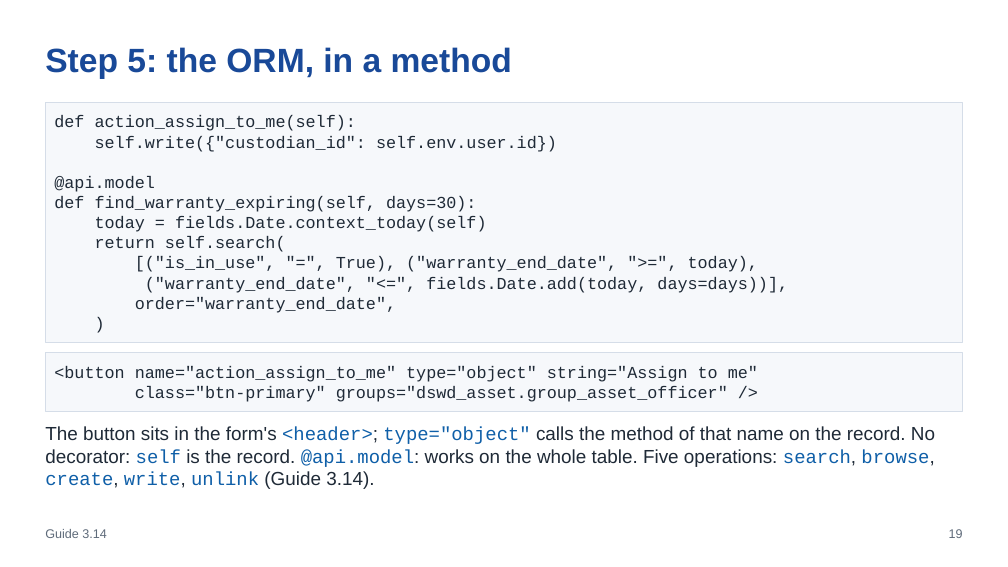
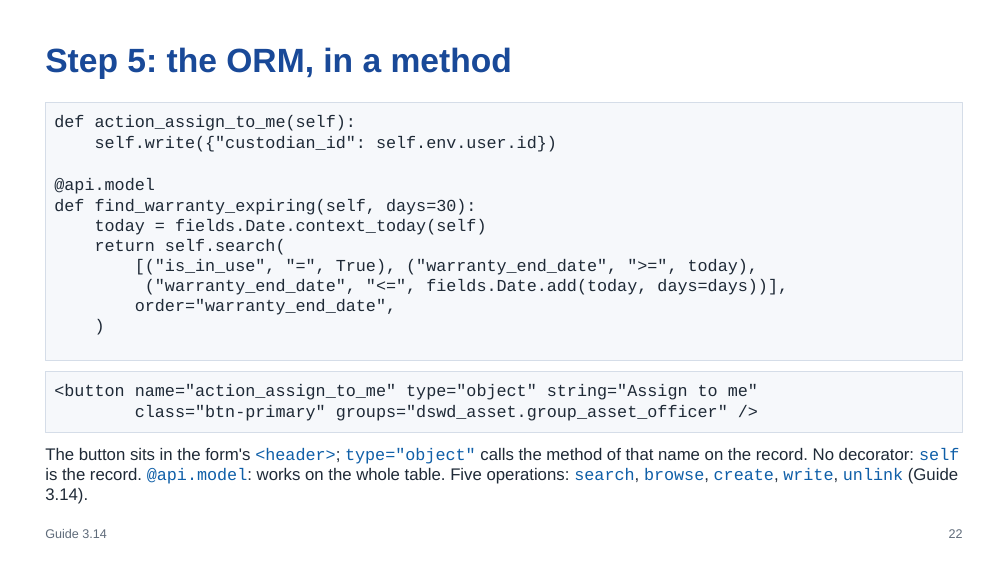
Before and after one commit to pithtech/OpenSPP-Template, a slide deck: slide 22 of training/module3/slides.pptx (slide 19 before the commit). Drawn at 1008x567 pixels with LibreOffice and Linux fonts; fonts in the diff are those of the drawing. Boxes give left, top, right and bottom in pixels: in the first picture for what was removed or moved away, otherwise in the second. Text is boxed around its words. In the diff, an @@ line names an element or a change of style, - is before the commit and + after.

```diff
--- a/training/module3/slides.pptx
+++ b/training/module3/slides.pptx
@@ rectangle "def action_assign_to_me(self):": place and size @@
-rectangle "def action_assign_to_me(self):" at bbox=[45, 102, 963, 342]
+rectangle "def action_assign_to_me(self):" at bbox=[45, 102, 963, 361]
@@ rectangle "def action_assign_to_me(self):" at bbox=[45, 102, 963, 361]: line spacing 19.2pt to 1 @@
@@ rectangle "<button name="action_assign_to_me" type="object" string="Ass ..." at bbox=[45, 371, 963, 433]: line spacing 19.2pt to 1 @@
@@ rectangle "<button name="action_assign_to_me" type="object" string="Ass ...": place and size @@
-rectangle "<button name="action_assign_to_me" type="object" string="Ass ..." at bbox=[45, 352, 963, 411]
+rectangle "<button name="action_assign_to_me" type="object" string="Ass ..." at bbox=[45, 371, 963, 433]
@@ text "The button sits in the ...": place and size @@
-text "The button sits in the ..." at bbox=[45, 426, 935, 489]
+text "The button sits in the ..." at bbox=[45, 448, 959, 504]
@@ text "The button sits in the ..." at bbox=[45, 448, 959, 504]: size 18 to 16 pt; line spacing 21.6pt to 1 @@
@@ text at bbox=[949, 529, 963, 538]: text changed @@
-19
+22
```
Also in this commit, not shown: 24 other slides changed, 4 slides added, 12 other files.
